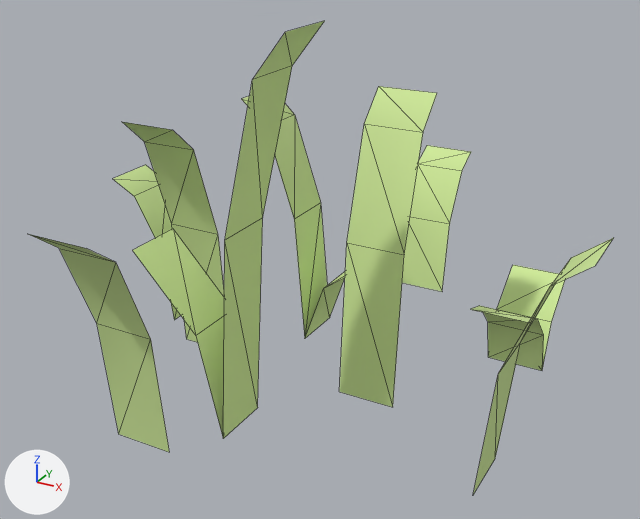
The glTF model example_game/world/props/tuft.prop/model.glb: old version first, new version second.
Rendered twice from a 50 mm lens placed at (0.524, -0.993, 0.632), pointed at (-0.001, -0.04, 0.156). Lighting does not change. The marker at lower left points along +X, +Y and +Z. The first picture is the older version. Mesh edges are drawn as thin lines. Vertices at exactly the same position are counted once.

Script lines for the objects in view, before the commit:
```python
me_model = bpy.data.meshes.new('model')
me_model.from_pydata(...)  # 84 vertices, 66 faces; spans x -0.381..0.381, y -0.392..0.392, z -0.02..0.488
me_model.materials.append(mat_style)
ob_model = bpy.data.objects.new('model', me_model)
ob_model.location = (0.0, 0.0, 0.0)
```
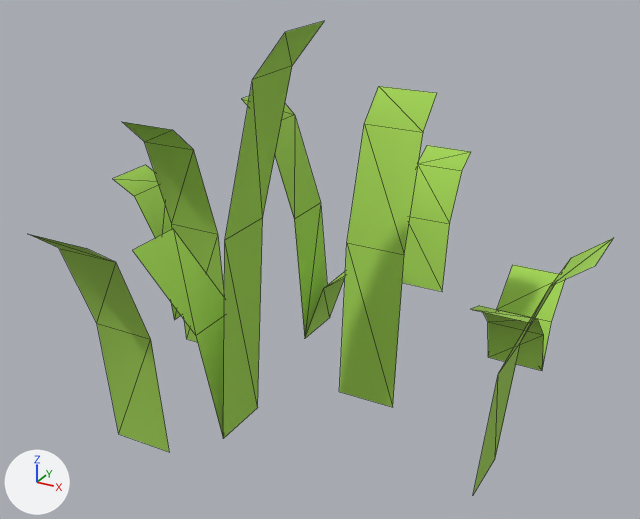
Changed parts and their boxes [x1, y1, x2, y2] in the pictures (640 x 519 px):
part 1 of me_model, recoloured (darker)
    both: [34, 21, 613, 494]

Edits to the bpy script that builds the scene:
```text
Change me_model:
    where me_model.from_pydata(...)  # 84 vertices, 66 faces; spans x -0.381..0.381, y -0.392..0.392, z -0.02..0.488
    used by ob_model
    me_model part 1: 66 faces centred in x -0.368..0.368, y -0.379..0.379, z 0.002..0.471 are repainted in the vertex colours; the middle colour goes from green #d1eb9c to green #a3d455
```
